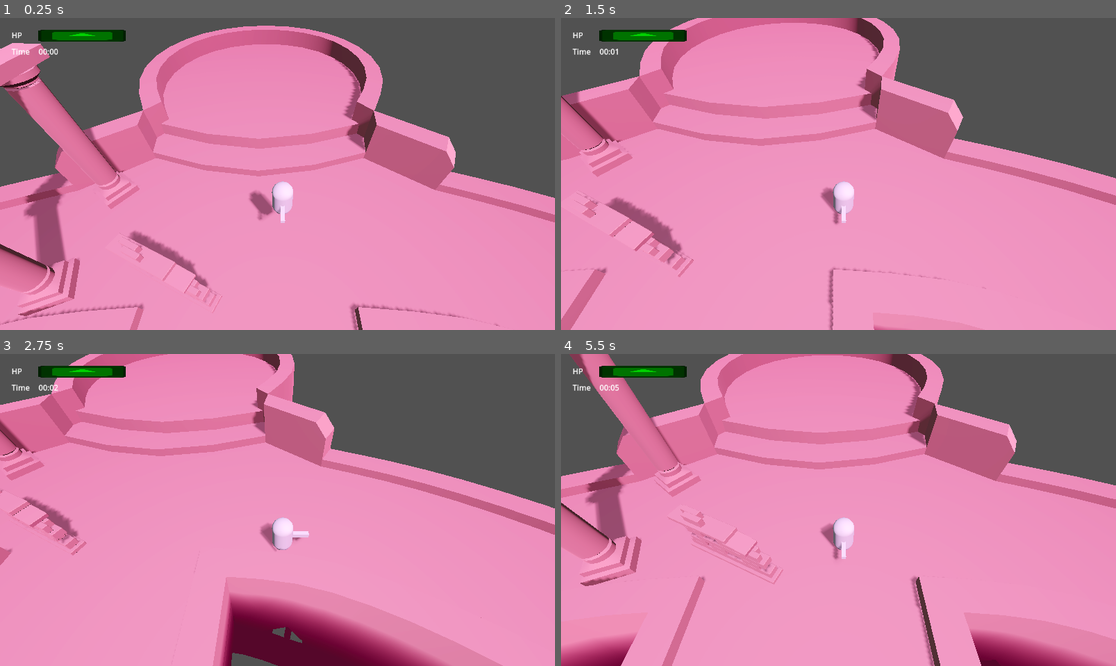
Above: before the commit, frames 1-4 (two rows, left to right).
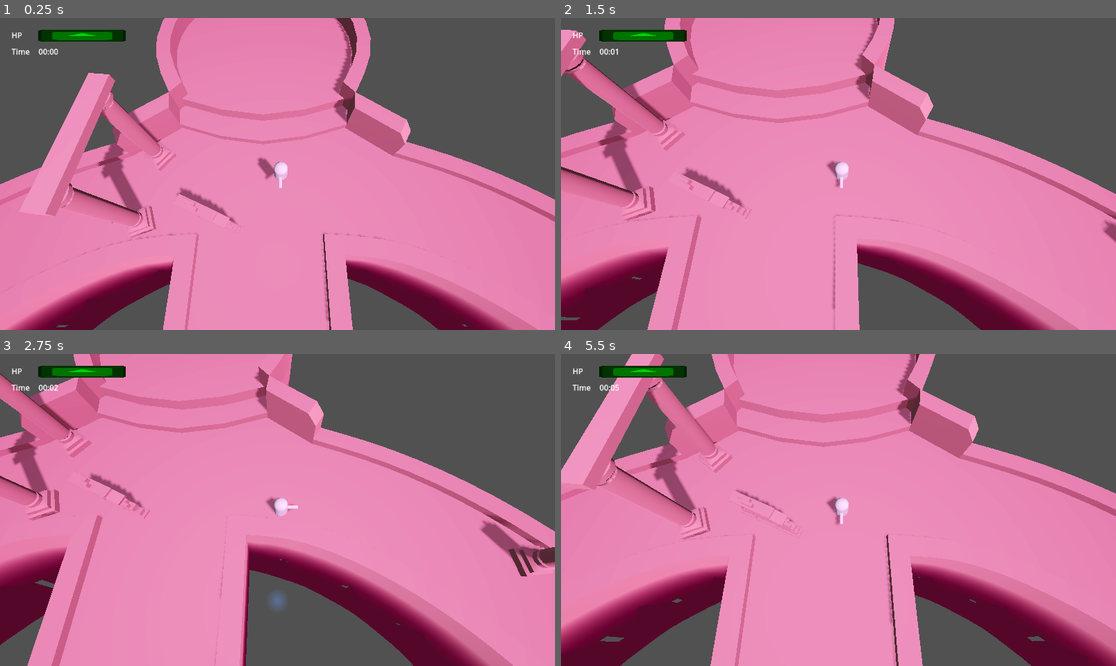
Above: after the commit, the same moments.

Repository: AndreRufo/ophi13
Game: Godot game, scene res://world.tscn
The game is run twice, just before and just after one commit, with the same random seed, the same clock (stepped at 60 frames per second) and the same inputs. The engine's default icon, where the game draws it, is replaced by a stand-in: a white triangle on a blue panel in a dark square. A sky picture missing from this copy of the repository is replaced by a grey-blue gradient.
Inputs (mouse positions are in pixels of both pictures, inside the frame that each line leads up to):
- Up to frame 1 (0.25 s): no input
- Up to frame 2 (1.5 s): tap Enter (ui_accept) at 0.5, 0.77 s; move the mouse to (960, 158) at 0.52 s; hold Right (ui_right) 0.53-1.28 s; click (960, 158) at 0.67 s; move the mouse to (727, 189) at 1.27 s; hold Down (ui_down) from 1.28 s (still down)
- Up to frame 3 (2.75 s): tap Enter (ui_accept) at 1.52 s; move the mouse to (333, 441) at 2.02 s; release Down (ui_down) at 2.03 s; hold Right (ui_right) from 2.03 s (still down)
- Up to frame 4 (5.5 s): move the mouse to (810, 572) at 2.77 s; release Right (ui_right) at 2.78 s; hold Up (ui_up) 2.78-3.53 s; click (810, 572) at 2.92 s; tap Enter (ui_accept) at 3.02, 3.77, 4.52 s; move the mouse to (1005, 556) at 3.52 s; hold Left (ui_left) 3.53-5.03 s; move the mouse to (672, 463) at 4.27 s; move the mouse to (866, 510) at 5.02 s; hold Down (ui_down) from 5.03 s (still down); click (866, 510) at 5.17 s

The runs differ from the first frame. In frame 1, 30% of the frame differs, in the area x 0-100%, y 0-100%; in frame 2, 27%; in frame 3, 30%; in frame 4, 34%.

Commit message:
Changed materials

Diff:
--- a/Assets/bullet_material_3d.tres
+++ b/Assets/bullet_material_3d.tres
@@ -8,6 +8,6 @@
 albedo_texture = ExtResource("1_q4cde")
 emission_enabled = true
 emission = Color(0.847059, 0, 0, 1)
-emission_energy_multiplier = 4.6
+emission_energy_multiplier = 15.0
 billboard_mode = 1
 billboard_keep_scale = true
--- a/Assets/enemy_bullet_material_3d.tres
+++ b/Assets/enemy_bullet_material_3d.tres
@@ -8,6 +8,6 @@
 albedo_texture = ExtResource("1_npj6y")
 emission_enabled = true
 emission = Color(0, 0.054902, 0.85098, 1)
-emission_energy_multiplier = 4.6
+emission_energy_multiplier = 15.0
 billboard_mode = 1
 billboard_keep_scale = true
--- a/Prefabs/Aries.tscn
+++ b/Prefabs/Aries.tscn
@@ -16,7 +16,7 @@
 albedo_color = Color(0.792157, 0.141176, 0.141176, 1)
 emission_enabled = true
 emission = Color(1, 0, 0, 1)
-emission_energy_multiplier = 0.4
+emission_energy_multiplier = 0.94
 
 [node name="Aries" instance=ExtResource("1_qi0ms")]
 script = ExtResource("2_qyowq")
--- a/Prefabs/Bullet.tscn
+++ b/Prefabs/Bullet.tscn
@@ -1,9 +1,8 @@
-[gd_scene load_steps=6 format=3 uid="uid://daa4scifdiejw"]
+[gd_scene load_steps=5 format=3 uid="uid://daa4scifdiejw"]
 
 [ext_resource type="Texture2D" uid="uid://b1ls1c1c62g3e" path="res://Assets/Particles/Kenney/magic_05.png" id="1_eqcsi"]
 [ext_resource type="Script" path="res://ScriptsNew/Bullet.gd" id="1_r132y"]
 [ext_resource type="Material" uid="uid://t6xfnvp357jr" path="res://Assets/bullet_material_3d.tres" id="2_7e2gd"]
-[ext_resource type="AudioStream" uid="uid://cmokau76jst5o" path="res://Assets/Audio/alienshoot1.wav" id="4_2f8ep"]
 
 [sub_resource type="SphereShape3D" id="SphereShape3D_1ypvu"]
 radius = 0.328462
@@ -30,8 +29,5 @@
 [node name="CollisionShape3D" type="CollisionShape3D" parent="Area3D"]
 shape = SubResource("SphereShape3D_1ypvu")
 
-[node name="AudioStreamPlayer" type="AudioStreamPlayer" parent="."]
-stream = ExtResource("4_2f8ep")
-
 [connection signal="timeout" from="Timer" to="." method="_on_timer_timeout"]
 [connection signal="body_entered" from="Area3D" to="." method="_on_area_3d_body_entered"]
--- a/Prefabs/Camera_anchor.tscn
+++ b/Prefabs/Camera_anchor.tscn
@@ -3,10 +3,10 @@
 [ext_resource type="Script" path="res://ScriptsNew/CameraBehavior.gd" id="1_5qka4"]
 
 [node name="CameraAnchor" type="Node3D"]
-transform = Transform3D(1, 0, 0, 0, 0.778353, 0.627827, 0, -0.627827, 0.778353, 0.873741, 3.72716, -37.1921)
+transform = Transform3D(1, 0, 0, 0, 0.778353, 0.627827, 0, -0.627827, 0.778353, 0, 0, 0)
 
 [node name="Camera3D" type="Camera3D" parent="."]
-transform = Transform3D(1, 0, 0, 0, 0.983341, 0.181772, 0, -0.181772, 0.983341, -0.239708, 3.18741, 10.7707)
+transform = Transform3D(1, 0, 0, 0, 0.86851, 0.495671, 0, -0.495671, 0.86851, -0.239708, 8.24721, 14.852)
 current = true
 fov = 67.9572
 script = ExtResource("1_5qka4")
--- a/Prefabs/Cancer.tscn
+++ b/Prefabs/Cancer.tscn
@@ -21,7 +21,7 @@
 albedo_color = Color(0.568627, 0.568627, 0.568627, 1)
 emission_enabled = true
 emission = Color(0.580392, 0.580392, 0.580392, 1)
-emission_energy_multiplier = 2.5
+emission_energy_multiplier = 3.0
 
 [sub_resource type="Animation" id="Animation_er5tg"]
 resource_name = "cancershoot"
--- a/Prefabs/Gemini.tscn
+++ b/Prefabs/Gemini.tscn
@@ -1,7 +1,8 @@
-[gd_scene load_steps=7 format=3 uid="uid://cp66h3scskcom"]
+[gd_scene load_steps=9 format=3 uid="uid://bigen8uemxgp"]
 
 [ext_resource type="PackedScene" uid="uid://y1eqpa7ff1uq" path="res://Prefabs/Enemy.tscn" id="1_verso"]
 [ext_resource type="Script" path="res://ScriptsNew/Gemini.gd" id="2_g5v8n"]
+[ext_resource type="PackedScene" uid="uid://lxxiqomv4csy" path="res://Assets/Models/Gemini.glb" id="3_ik7vc"]
 [ext_resource type="PackedScene" uid="uid://lf7koccski54" path="res://Prefabs/BulletSpawner.tscn" id="3_wwtjd"]
 [ext_resource type="PackedScene" uid="uid://daa4scifdiejw" path="res://Prefabs/Bullet.tscn" id="4_5gmut"]
 [ext_resource type="Material" uid="uid://iamf6dkl4p2" path="res://Assets/enemy_bullet_material_3d.tres" id="5_1vjka"]
@@ -11,9 +12,22 @@
 _data = [Vector2(0.006, 0.486), 0.0, 0.0, 0, 0, Vector2(0.497059, 0.978947), 0.0, 0.0, 0, 0, Vector2(0.994118, 0.473684), 0.0, 0.0, 0, 0]
 point_count = 3
 
+[sub_resource type="StandardMaterial3D" id="StandardMaterial3D_0j8ji"]
+albedo_color = Color(1, 0.988235, 0.211765, 1)
+emission_enabled = true
+emission = Color(0.780392, 0.764706, 0.27451, 1)
+
 [node name="Gemini" instance=ExtResource("1_verso")]
 script = ExtResource("2_g5v8n")
 AngleCurve = SubResource("Curve_x6blc")
+
+[node name="Visual" parent="." index="1"]
+mesh = null
+
+[node name="Gemini" parent="Visual" index="0" instance=ExtResource("3_ik7vc")]
+
+[node name="3_GEMINI" parent="Visual/Gemini" index="0"]
+material_override = SubResource("StandardMaterial3D_0j8ji")
 
 [node name="BulletSpawner" parent="BulletSpawnersContainer" index="0" instance=ExtResource("3_wwtjd")]
 BulletScene = ExtResource("4_5gmut")
@@ -25,3 +39,5 @@
 BulletScene = ExtResource("4_5gmut")
 BulletMaterial = ExtResource("5_1vjka")
 AngleDeviation = 2.0
+
+[editable path="Visual/Gemini"]
--- a/Prefabs/Pisces.tscn
+++ b/Prefabs/Pisces.tscn
@@ -16,7 +16,7 @@
 albedo_color = Color(0.380392, 1, 0.572549, 1)
 emission_enabled = true
 emission = Color(0.321569, 0.768627, 0.254902, 1)
-emission_energy_multiplier = 1.5
+emission_energy_multiplier = 2.5
 
 [node name="Pisces" instance=ExtResource("1_24d6r")]
 script = ExtResource("2_b6bjs")
--- a/Prefabs/PiscesBullet.tscn
+++ b/Prefabs/PiscesBullet.tscn
@@ -2,5 +2,5 @@
 
 [ext_resource type="PackedScene" uid="uid://daa4scifdiejw" path="res://Prefabs/Bullet.tscn" id="1_l30wm"]
 
-[node name="PiscesBullet" instance=ExtResource("1_l30wm")]
+[node name="Bullet" instance=ExtResource("1_l30wm")]
 speed = 5.0
--- a/Prefabs/PlayerBullet.tscn
+++ b/Prefabs/PlayerBullet.tscn
@@ -1,11 +1,6 @@
-[gd_scene load_steps=3 format=3 uid="uid://cm38bcvi0qrus"]
+[gd_scene load_steps=2 format=3 uid="uid://cplbtlniv8tgh"]
 
 [ext_resource type="PackedScene" uid="uid://daa4scifdiejw" path="res://Prefabs/Bullet.tscn" id="1_27ti0"]
-[ext_resource type="AudioStream" uid="uid://vqr2jnwq3l7m" path="res://Assets/Audio/alien-blaster.wav" id="2_c10sw"]
 
-[node name="PlayerBullet" instance=ExtResource("1_27ti0")]
+[node name="Bullet" instance=ExtResource("1_27ti0")]
 speed = 50.0
-
-[node name="AudioStreamPlayer" parent="." index="3"]
-stream = ExtResource("2_c10sw")
-autoplay = true
--- a/world.tscn
+++ b/world.tscn
@@ -62,6 +62,7 @@
 directional_shadow_max_distance = 40.2
 
 [node name="CameraAnchor" parent="." instance=ExtResource("2_qtt1b")]
+transform = Transform3D(1, 0, 0, 0, 0.778353, 0.627827, 0, -0.627827, 0.778353, 0.873741, 3.72716, -37.1921)
 
 [node name="Bullets" type="Node3D" parent="."]
 unique_name_in_owner = true
@@ -88,6 +89,4 @@
 [node name="SpaceBattleground" parent="." instance=ExtResource("7_jpi8t")]
 transform = Transform3D(1, 0, 0, 0, 1, 0, 0, 0, 1, -0.668417, 0.5, -0.514328)
 
-[node name="MeshInstance3D" type="MeshInstance3D" parent="."]
-
 [connection signal="timeout" from="ZodiacSpawner/Timer" to="ZodiacSpawner" method="_on_timer_timeout"]
Not shown: 1 places in Prefabs/Character.tscn that only renumber resources
Not shown: 1 places in world.tscn that only renumber resources
